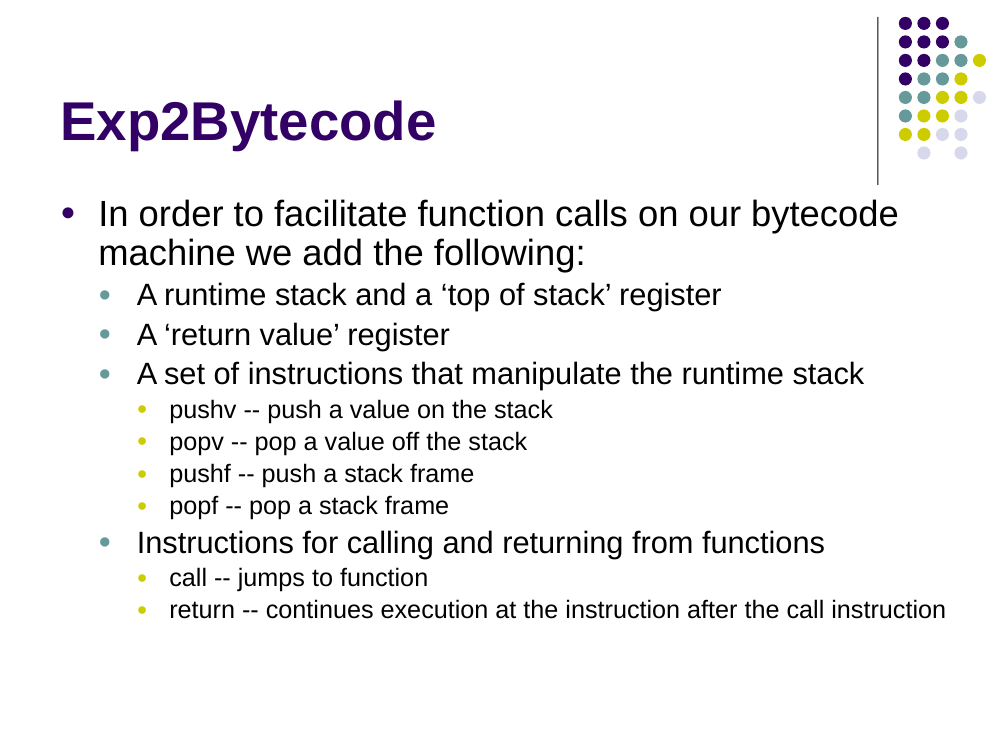
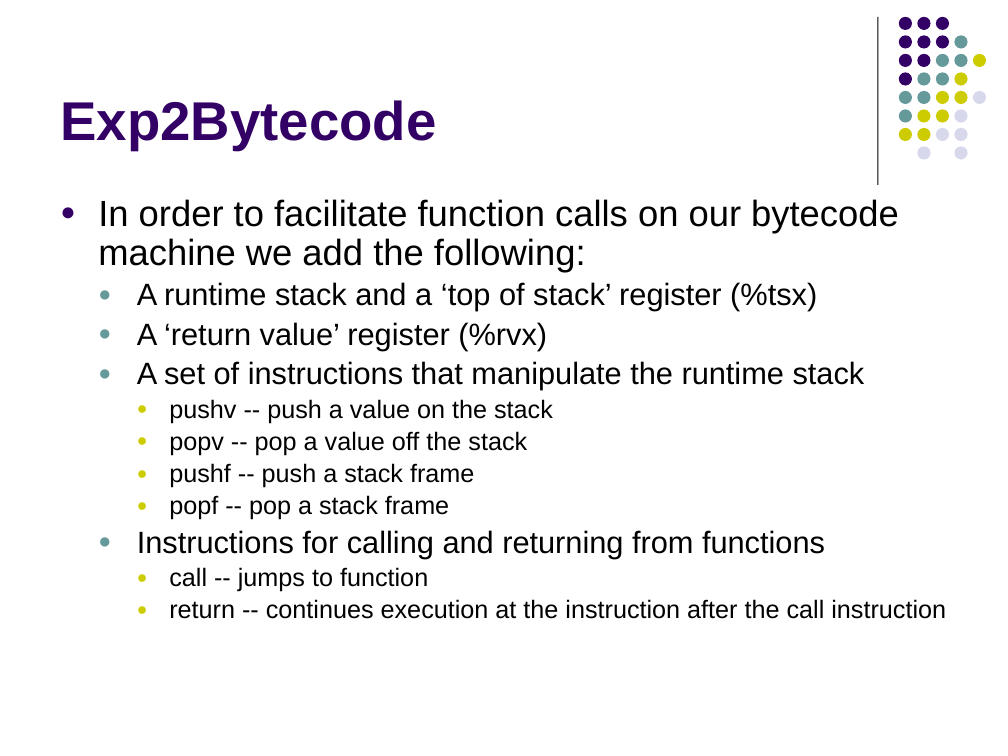
Before and after one commit to lutzhamel/CSC402, a slide deck: slide 2 of csc402-ln014.pptx. Drawn at 1008x756 pixels with LibreOffice and Linux fonts; fonts in the diff are those of the drawing. Boxes give left, top, right and bottom in pixels: in the first picture for what was removed or moved away, otherwise in the second. Text is boxed around its words. In the diff, an @@ line names an element or a change of style, - is before the commit and + after.

```diff
--- a/csc402-ln014.pptx
+++ b/csc402-ln014.pptx
@@ text at [137,282,817,350]: text changed @@
-  ● A runtime stack and a ‘top of stack’ register
-  ● A ‘return value’ register
+  ● A runtime stack and a ‘top of stack’ register (%tsx)
+  ● A ‘return value’ register (%rvx)
```
Also in this commit, not shown: 8 other slides changed, 1 slide added, 11 other files.
